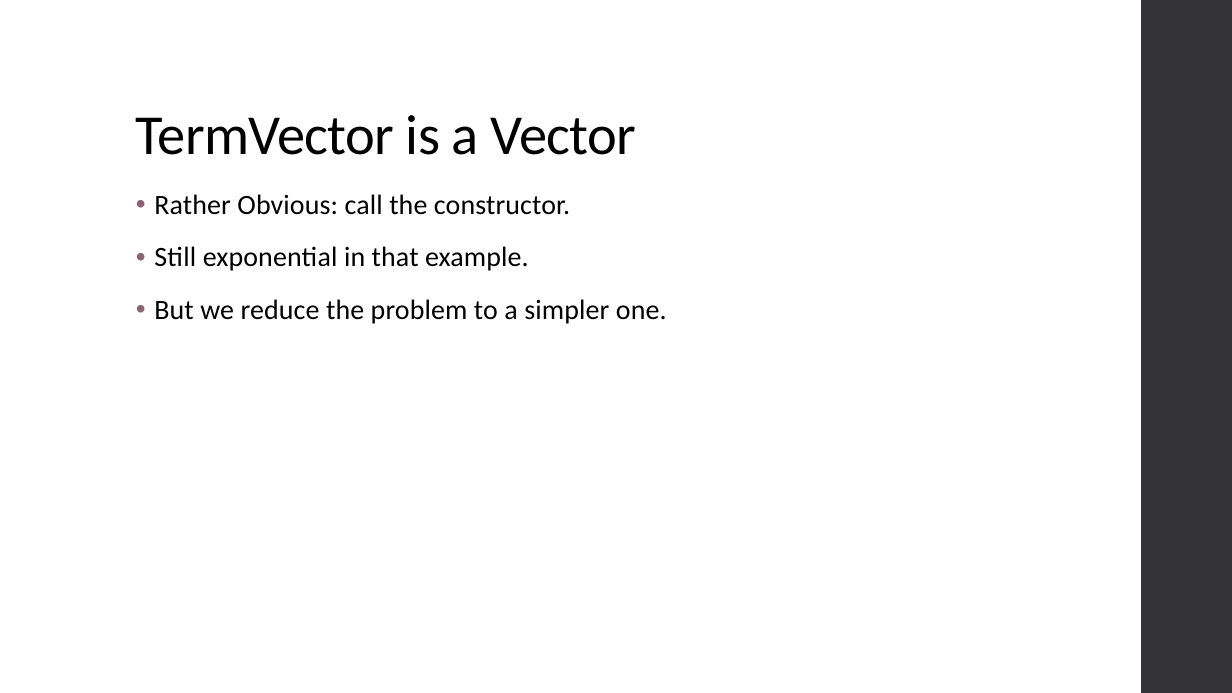
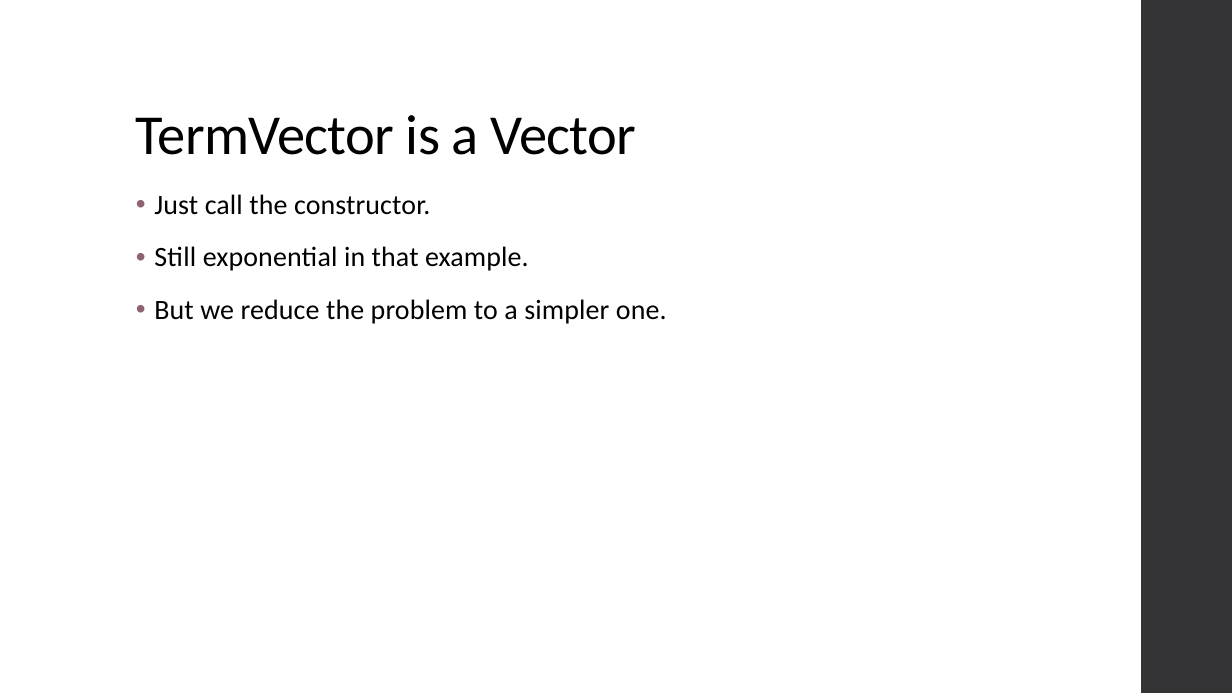
Before and after one commit to ThoughtWorksInc/DeepDarkFantasy, a slide deck: slide 28 of Talk.pptx. Drawn at 1232x693 pixels with LibreOffice and Linux fonts; fonts in the diff are those of the drawing. Boxes give left, top, right and bottom in pixels: in the first picture for what was removed or moved away, otherwise in the second. Text is boxed around its words. In the diff, an @@ line names an element or a change of style, - is before the commit and + after.

```diff
--- a/Talk.pptx
+++ b/Talk.pptx
@@ text at (154, 194, 430, 215): text changed @@
-• Rather Obvious: call the constructor.
+• Just call the constructor.
```
Also in this commit, not shown: 3 other slides changed.
